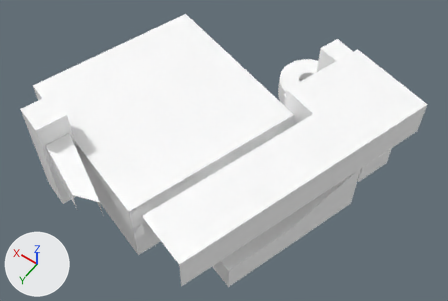
An edit to the FBX model Assets/Model/New Props/Rooms/New/Close_Walls.fbx, drawn before and after from the same camera.
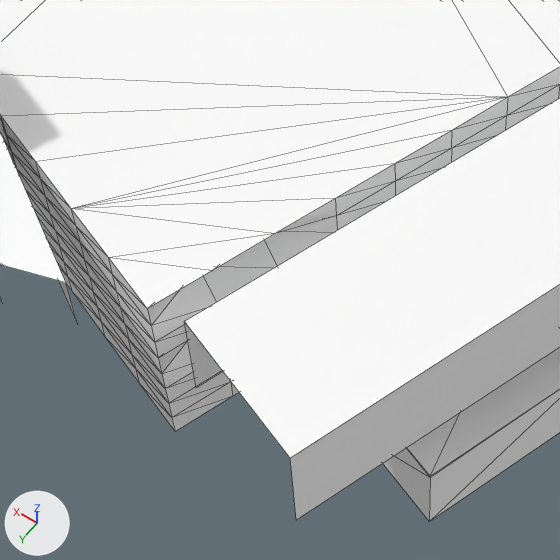
Each version is shown whole from a 50 mm lens placed at (39.8, -7.6, 40.9), pointed at (68.2, -47.3, -21.5), then close up on the part from 17% to 61% of the width and 34% to 100% of the height. The axes (+X, +Y, +Z) are drawn at lower left. The lights are the same throughout. The close-ups show mesh edges as thin lines. Where no turn or scale is listed for an object, it has been applied to the vertices.

Objects in the first close-up: 'Close_Gen', 'Close_Low', 'Close_Reentry', 'Close_Start'.
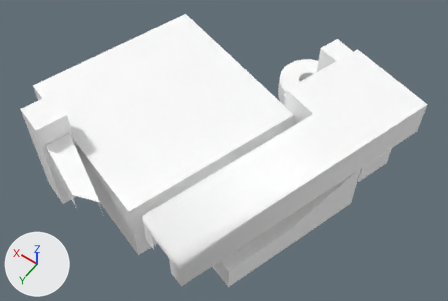
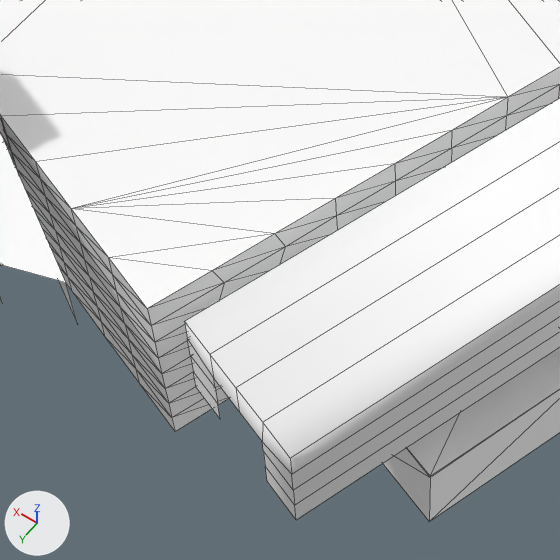
Changed parts and their boxes (x1, y1, x2, y2) in the close-ups (560 x 560 px; the box of a moved part takes in the faces that stretch with it):
part 1 of me_scene_006, moved or reshaped
    both: (159, 341, 192, 373)
part 2 of me_scene_006, moved or reshaped
    both: (148, 216, 338, 325)
part 3 of me_scene_006, shading changed
    both: (0, 0, 560, 432)
part 4 of me_scene, added
    after: (184, 98, 560, 520)

Patch to the scene script:
```diff
--- a/Assets/Model/New Props/Rooms/New/Close_Walls.fbx.py
+++ b/Assets/Model/New Props/Rooms/New/Close_Walls.fbx.py
@@ mat_openpbr_shader1_002 @@
+mat_openpbr_shader1_002 = principled_material('openPBR_shader1.002')
+mat_openpbr_shader1_002.base_color = (1.0, 1.0, 1.0)  # white #ffffff
+mat_openpbr_shader1_002.roughness = 0.553
@@ me_scene @@
 # used by ob_close_start; location = (59.91, -41.09, -17.0)
-me_scene.from_pydata(...)  # 8 vertices, 3 faces; spans x -7.0..7.1, y -12.4..12.5, z -2.5..2.5
-me_scene.materials.append(mat_openpbr_shader1)  # white #ffffff
+me_scene.from_pydata(...)  # 36 vertices, 22 faces; spans x -7.0..7.1, y -12.4..12.5, z -2.5..2.5
+# me_scene part 4: 28 vertices added at x -7.0..7.0, y -12.4..12.5, z -2.3..2.5
+# me_scene part 5: the surface is now shaded smooth
+me_scene.materials.append(mat_openpbr_shader1_002)  # white #ffffff
@@ me_scene_006 @@
 me_scene_006.from_pydata(...)  # 152 vertices, 272 faces; spans x -15.1..15.1, y -15.1..15.1, z -5.0..5.0
 # used by ob_close_gen; location = (77.68, -46.74, -22.5)
-me_scene_006.vertices[36].co = (-8.3, 9.0, 0.0)
-me_scene_006.vertices[48].co = (-7.4, 11.9, 0.0)
-me_scene_006.vertices[40].co = (-8.3, 9.0, 3.7)
-me_scene_006.vertices[41].co = (-7.4, 11.9, 3.7)
+# me_scene_006 part 1
+me_scene_006.vertices[36].co = (-9.7, 9.0, 0.0)
+me_scene_006.vertices[48].co = (-8.8, 11.9, 0.0)
+# me_scene_006 part 2
+me_scene_006.vertices[40].co = (-9.7, 9.0, 3.8)  # pixel (285, 246)
+me_scene_006.vertices[41].co = (-8.8, 11.9, 3.8)  # pixel (224, 282)
+# me_scene_006 part 3: edges marked sharp go from 70 to 67
 me_scene_006.materials.append(mat_openpbr_shader1)
```
